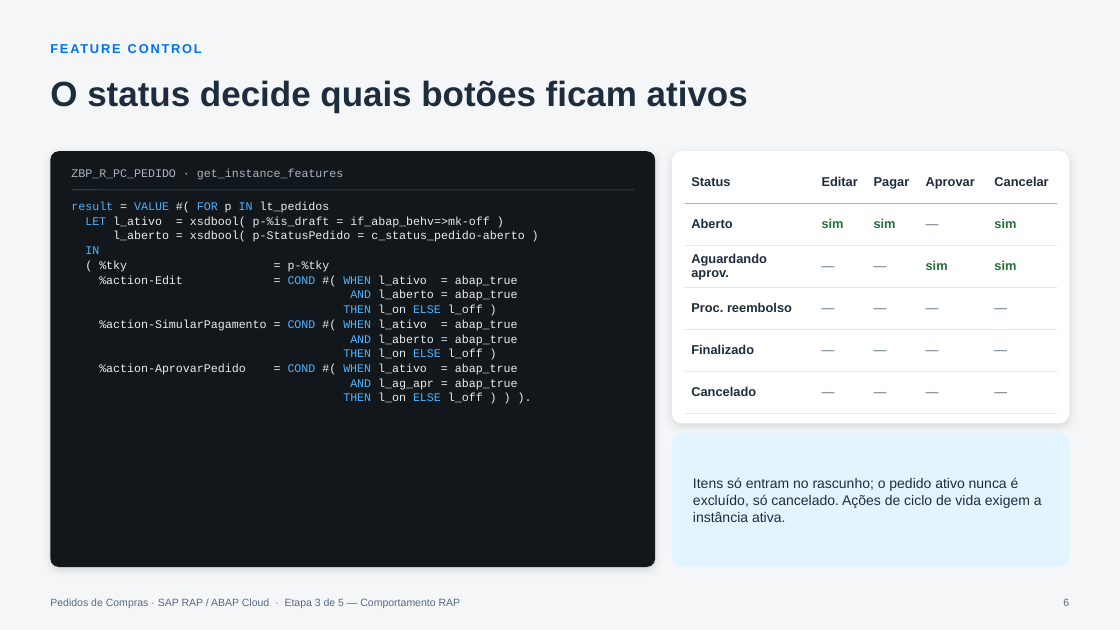
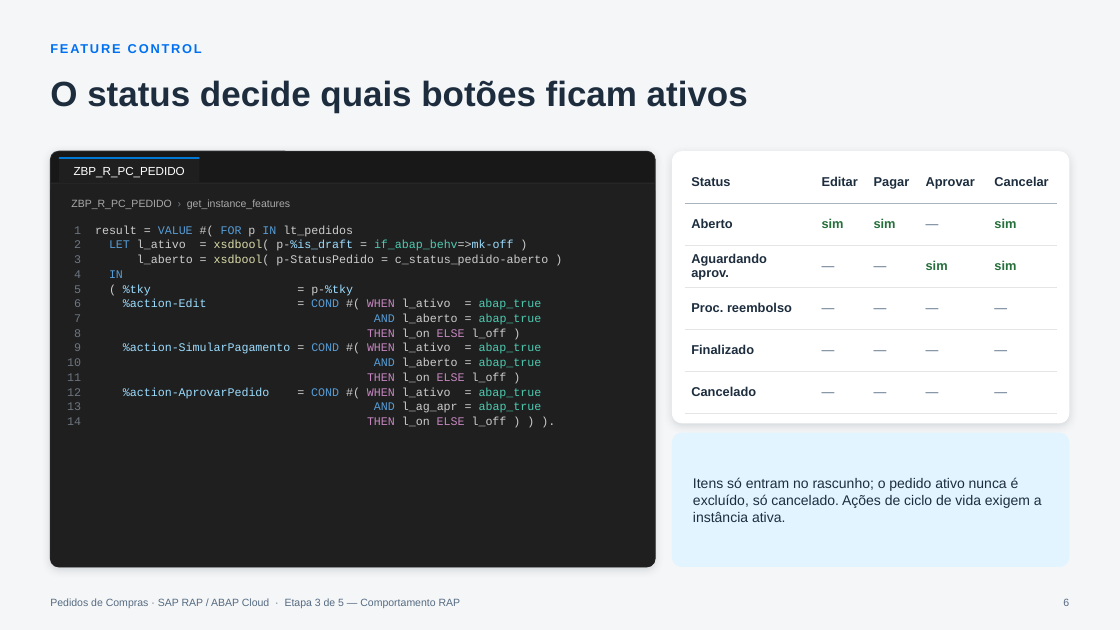
Before and after one commit to AdrianoBispo/sap-abap-rap-pedidos-de-compras-app, a slide deck: slide 6 of docs/apresentacoes/03-comportamento-rap.pptx. Drawn at 1120x630 pixels with LibreOffice and Linux fonts; fonts in the diff are those of the drawing. Boxes give left, top, right and bottom in pixels: in the first picture for what was removed or moved away, otherwise in the second. Text is boxed around its words. In the diff, an @@ line names an element or a change of style, - is before the commit and + after.

```diff
--- a/docs/apresentacoes/03-comportamento-rap.pptx
+++ b/docs/apresentacoes/03-comportamento-rap.pptx
@@ rounded rectangle at [50, 151, 655, 567]: fill #12171C to #181818; outline none to #2B2B2B 0.75 pt @@
@@ rectangle added at [59, 158, 200, 183], fill #1F1F1F, 10 pt, text #FFFFFF @@
+ZBP_R_PC_PEDIDO
@@ line added from (59, 158) to (200, 158), #0078D4 1.5 pt @@
@@ rounded rectangle added at [50, 183, 655, 567], fill #1F1F1F @@
@@ line moved from (71, 190) - (634, 190) to (51, 183) - (655, 183) @@
@@ line (51, 183) - (655, 183): stroke #2E3A46 1 pt to #2B2B2B 0.75 pt @@
@@ rectangle added at [51, 183, 655, 196], fill #1F1F1F @@
@@ text at [71, 199, 290, 209]: text changed; size 10 to 9 pt; font Courier New to Arial; text colour #A9B4BE to #A9A9A9 @@
-ZBP_R_PC_PEDIDO · get_instance_features
+ZBP_R_PC_PEDIDO › get_instance_features
@@ text at [74, 225, 548, 427]: text changed; text colour #E8ECEF to #CCCCCC @@
-result = VALUE #( FOR p IN lt_pedidos
-LET l_ativo = xsdbool( p-%is_draft = if_abap_behv=>mk-off )
-l_aberto = xsdbool( p-StatusPedido = c_status_pedido-aberto )
-IN
-( %tky = p-%tky
-%action-Edit = COND #( WHEN l_ativo = abap_true
-AND l_aberto = abap_true
-THEN l_on ELSE l_off )
-%action-SimularPagamento = COND #( WHEN l_ativo = abap_true
-AND l_aberto = abap_true
-THEN l_on ELSE l_off )
-%action-AprovarPedido = COND #( WHEN l_ativo = abap_true
-AND l_ag_apr = abap_true
-THEN l_on ELSE l_off ) ) ).
+1 result = VALUE #( FOR p IN lt_pedidos
+2 LET l_ativo = xsdbool( p-%is_draft = if_abap_behv=>mk-off )
+3 l_aberto = xsdbool( p-StatusPedido = c_status_pedido-aberto )
+4 IN
+5 ( %tky = p-%tky
+6 %action-Edit = COND #( WHEN l_ativo = abap_true
+7 AND l_aberto = abap_true
+8 THEN l_on ELSE l_off )
+9 %action-SimularPagamento = COND #( WHEN l_ativo = abap_true
+10 AND l_aberto = abap_true
+11 THEN l_on ELSE l_off )
+12 %action-AprovarPedido = COND #( WHEN l_ativo = abap_true
+13 AND l_ag_apr = abap_true
+14 THEN l_on ELSE l_off ) ) ).
```
Also in this commit, not shown: 5 other slides changed, 4 other files.
